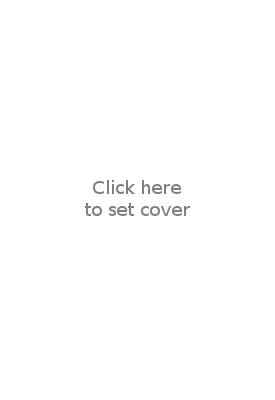
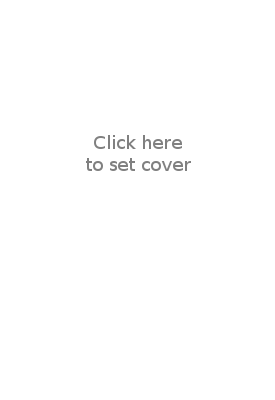
Revision of a layered 275×400 image; what changed, layer by layer:
added layer "..." (50%) above "Layer" over (86, 135, 191, 171)
"Layer": opacity 50% → 100%, painted on it over (85, 180, 190, 216)
